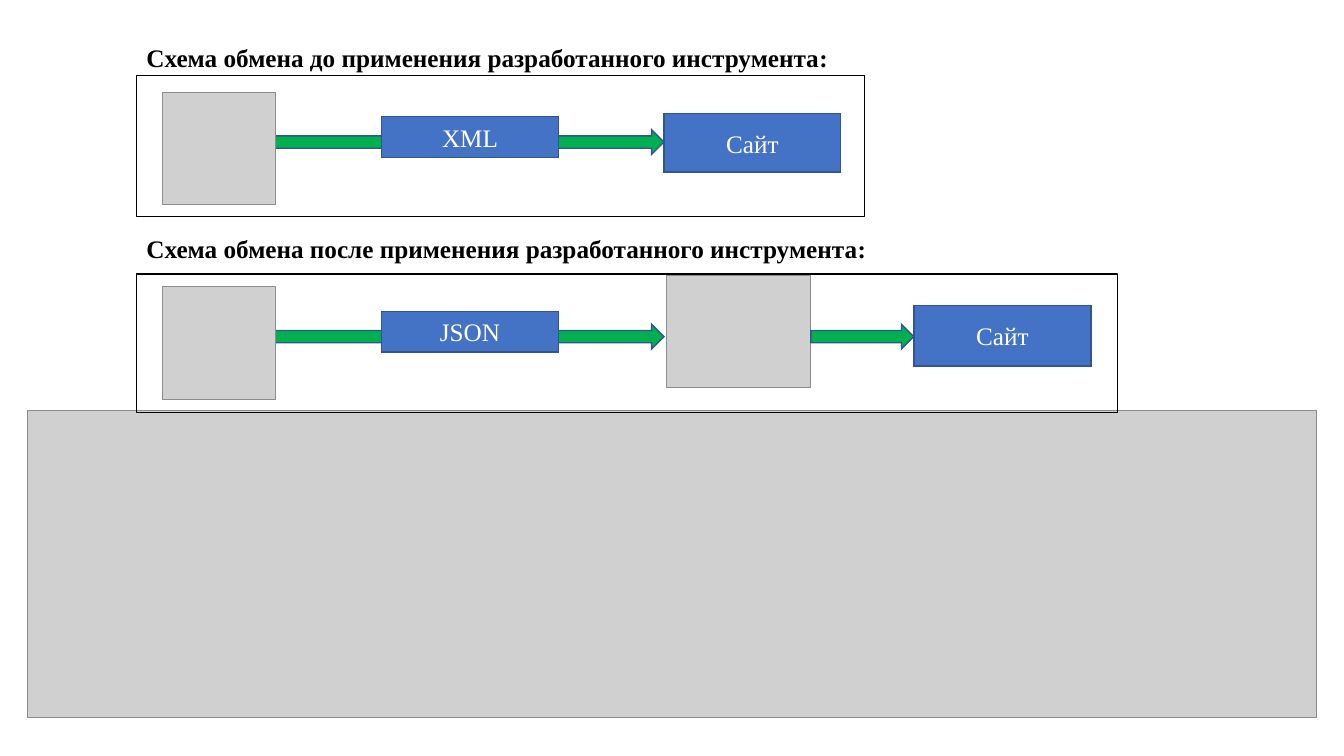
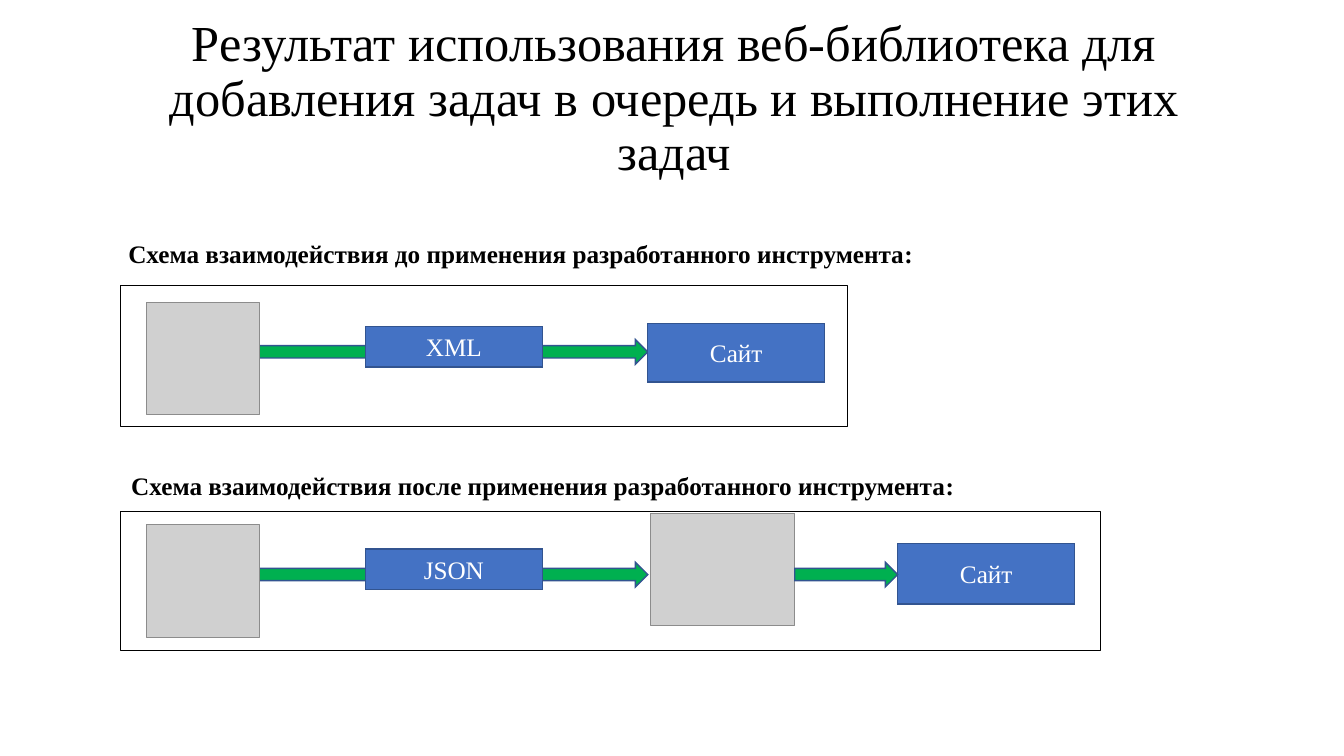
Before and after one commit to IgorTyutyunov/-, a slide deck: slide 11 of ВКР_5.pptx. Drawn at 1344x756 pixels with LibreOffice and Linux fonts; fonts in the diff are those of the drawing; grey boxes stand for pictures. Boxes give left, top, right and bottom in pixels: in the first picture for what was removed or moved away, otherwise in the second. Text is boxed around its words. In the diff, an @@ line names an element or a change of style, - is before the commit and + after.

```diff
--- a/ВКР_5.pptx
+++ b/ВКР_5.pptx
@@ title added at bbox=[170, 25, 1179, 180], 36 pt, text #000000 @@
+Результат использования веб-библиотека для добавления задач в очередь и выполнение этих задач
@@ text at bbox=[128, 245, 913, 269]: text changed @@
-Схема обмена до применения разработанного инструмента:
+Схема взаимодействия до применения разработанного инструмента:
@@ 3 rectangles, 1 picture, 1 right arrow: place and size @@
-3 rectangles, 1 picture, 1 right arrow at bbox=[136, 76, 864, 217]
+3 rectangles, 1 picture, 1 right arrow at bbox=[120, 285, 848, 426]
@@ picture removed at bbox=[27, 410, 1317, 718] @@
@@ text at bbox=[131, 477, 954, 501]: text changed @@
-Схема обмена после применения разработанного инструмента:
+Схема взаимодействия после применения разработанного инструмента:
@@ rectangle "JSON": place and size @@
-rectangle "JSON" at bbox=[381, 312, 559, 352]
+rectangle "JSON" at bbox=[365, 549, 542, 590]
@@ 2 pictures, 2 right arrows, 1 rectangle: place and size @@
-2 pictures, 2 right arrows, 1 rectangle at bbox=[136, 274, 1117, 412]
+2 pictures, 2 right arrows, 1 rectangle at bbox=[120, 512, 1101, 650]
@@ rectangle "Сайт": place and size @@
-rectangle "Сайт" at bbox=[914, 306, 1092, 366]
+rectangle "Сайт" at bbox=[898, 543, 1076, 604]
```
Also in this commit, not shown: 7 other slides changed, 4 slides added, 3 slides removed.
